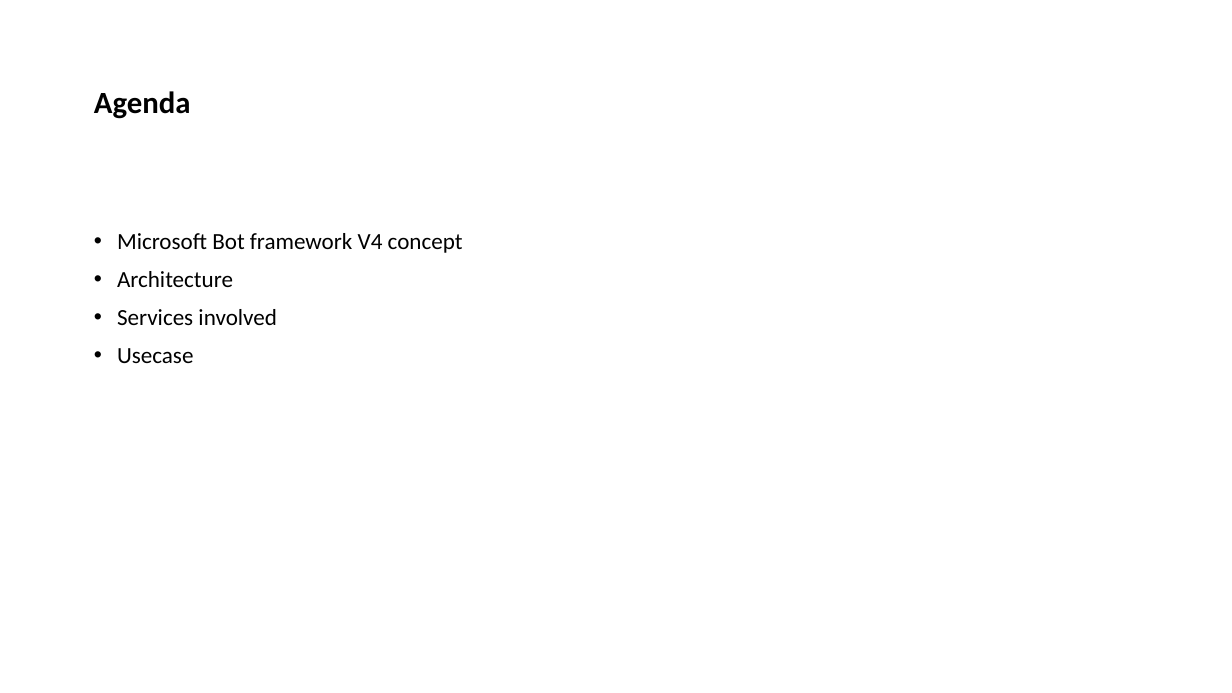
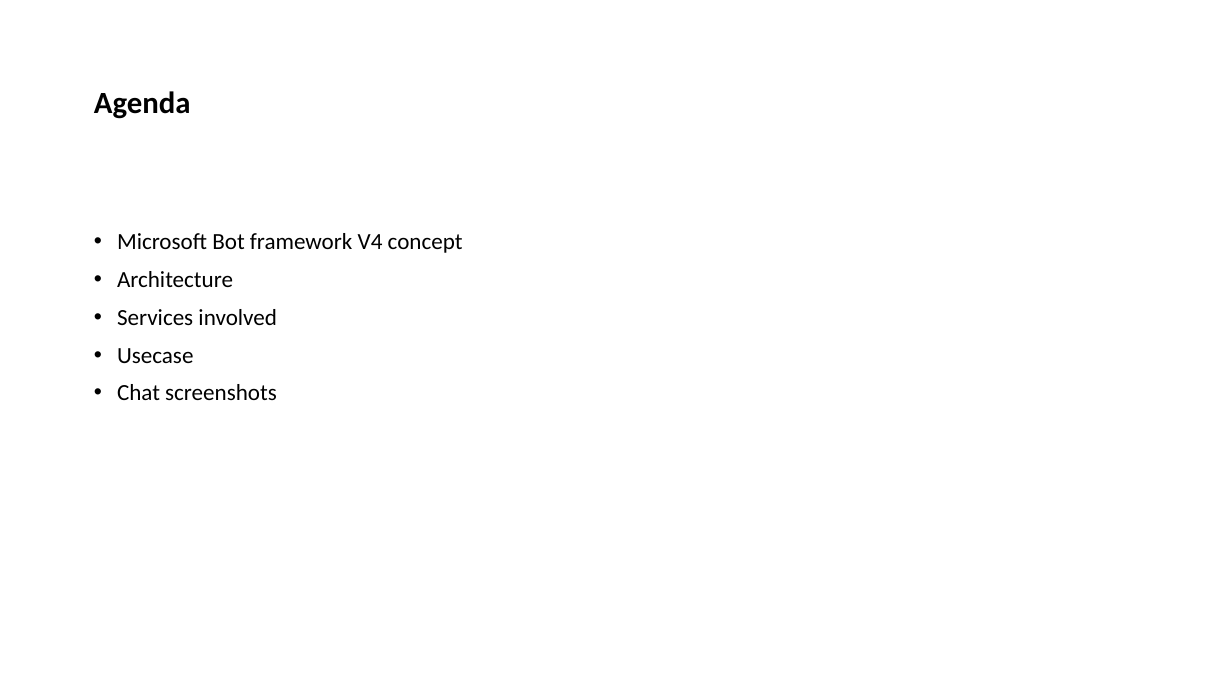
Before and after one commit to ketanrajoriya/CarBookingBot, a slide deck: slide 2 of Bot_Framework_Assignment_Ketan.pptx. Drawn at 1232x693 pixels with LibreOffice and Linux fonts; fonts in the diff are those of the drawing. Boxes give left, top, right and bottom in pixels: in the first picture for what was removed or moved away, otherwise in the second. Text is boxed around its words. In the diff, an @@ line names an element or a change of style, - is before the commit and + after.

Commit message:
added screenshots

```diff
--- a/Bot_Framework_Assignment_Ketan.pptx
+++ b/Bot_Framework_Assignment_Ketan.pptx
@@ text at box(117, 384, 277, 400): paragraph added @@
+• Chat screenshots
```
Also in this commit, not shown: 2 slides added, 1 other file.
